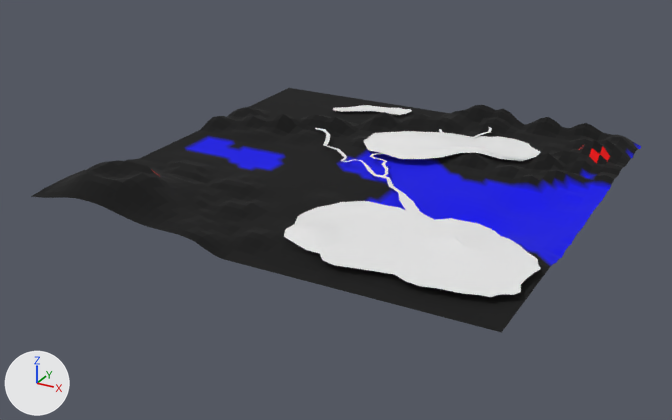
The glTF model art/world/export/world_landscape.glb: old version first, new version second.
Before and after are seen from a camera (50 mm lens) standing at (1760.0, -3453.0, 1520.0) and looking at (-68.0, -131.0, -141.0). Lighting does not change. The marker at lower left points along +X, +Y and +Z. The picture after the commit comes second. Where no turn or scale is listed for an object, it has been applied to the vertices.

The first picture shows 'Pale River', 'The Still Lake', 'elder wood', 'geo', 'northwood'.
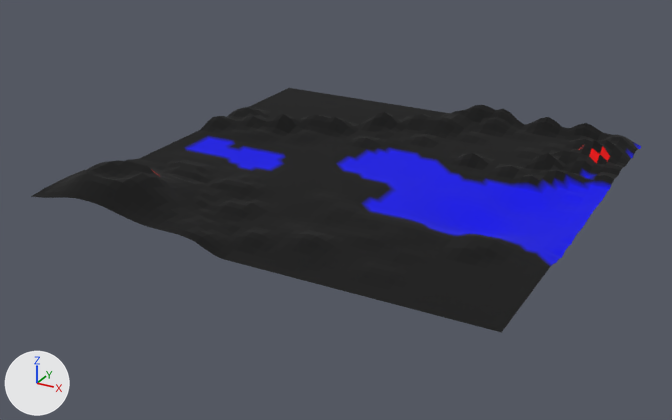
Changed parts and their boxes (x1, y1, x2, y2) in the pictures (672 x 420 px):
'elder wood', deleted: before (284, 201, 541, 297)
'northwood', deleted: before (364, 131, 541, 161)
'Pale River', deleted: before (315, 127, 527, 220)
'The Still Lake', deleted: before (333, 105, 411, 115)

The edits, one by one:
Object 'northwood' (ob_northwood) is deleted.
Object 'elder wood' (ob_elder_wood) is deleted.
Object 'Pale River' (ob_pale_river) is deleted.
Object 'The Still Lake' (ob_the_still_lake) is deleted.
